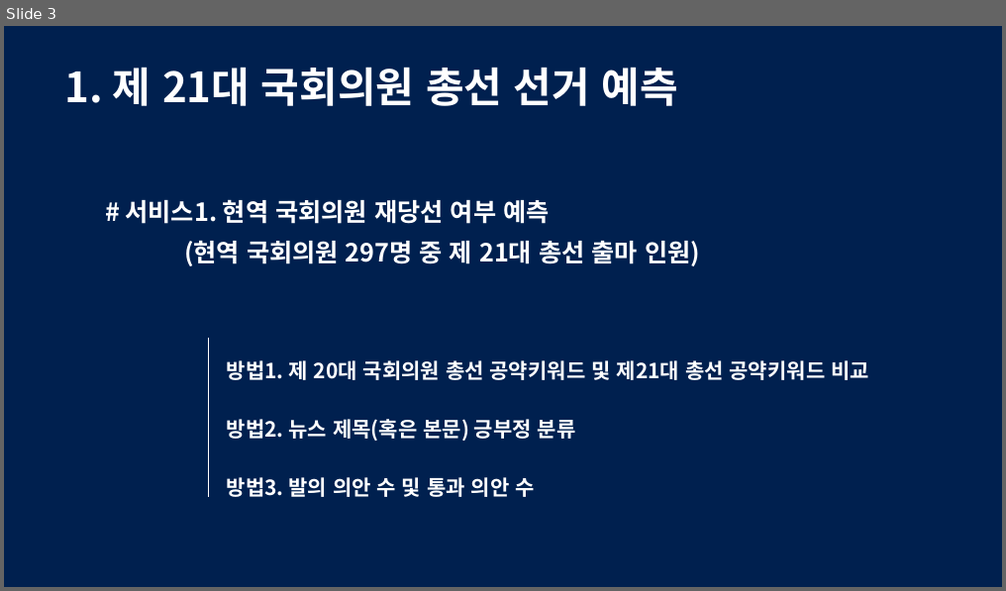
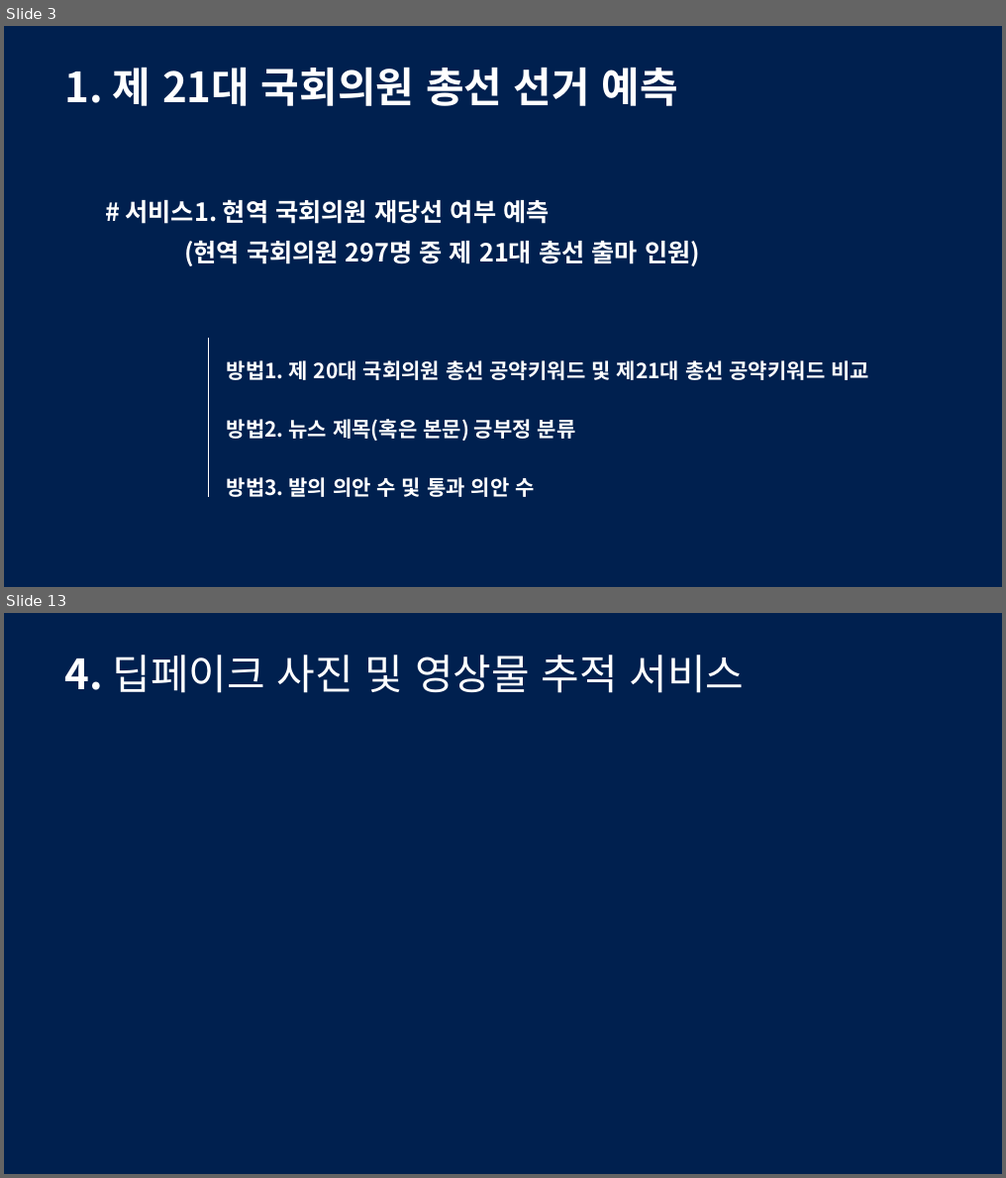
Before and after one commit to drhee0919/Rhee, a slide deck: 주제 발표.pptx. Shown one above the other, each under a label of ours: slide 3 before the commit, slides 3 and 13 after it; the slides between them are not shown. The pictures are 1006x591 and 1006x1178 pixels, drawn with LibreOffice and Linux fonts; fonts in the diff are those of the drawing. Boxes give left, top, right and bottom in pixels: in the first picture for what was removed or moved away, otherwise in the second. Text is boxed around its words. In the diff, an @@ line names an element or a change of style, - is before the commit and + after.

```diff
--- a/주제 발표.pptx
+++ b/주제 발표.pptx
@@ slide 13 added at <box>4,613,1002,1174</box>, background #FFFFFF @@
@@ rectangle added at <box>4,613,1002,1174</box>, fill #00204F @@
@@ text added at <box>65,655,745,693</box>, 40 pt, text #FFFFFF @@
+4. 딥페이크 사진 및 영상물 추적 서비스
```
Also in this commit, not shown: 3 slides changed, 6 other slides added, 1 slide removed.
